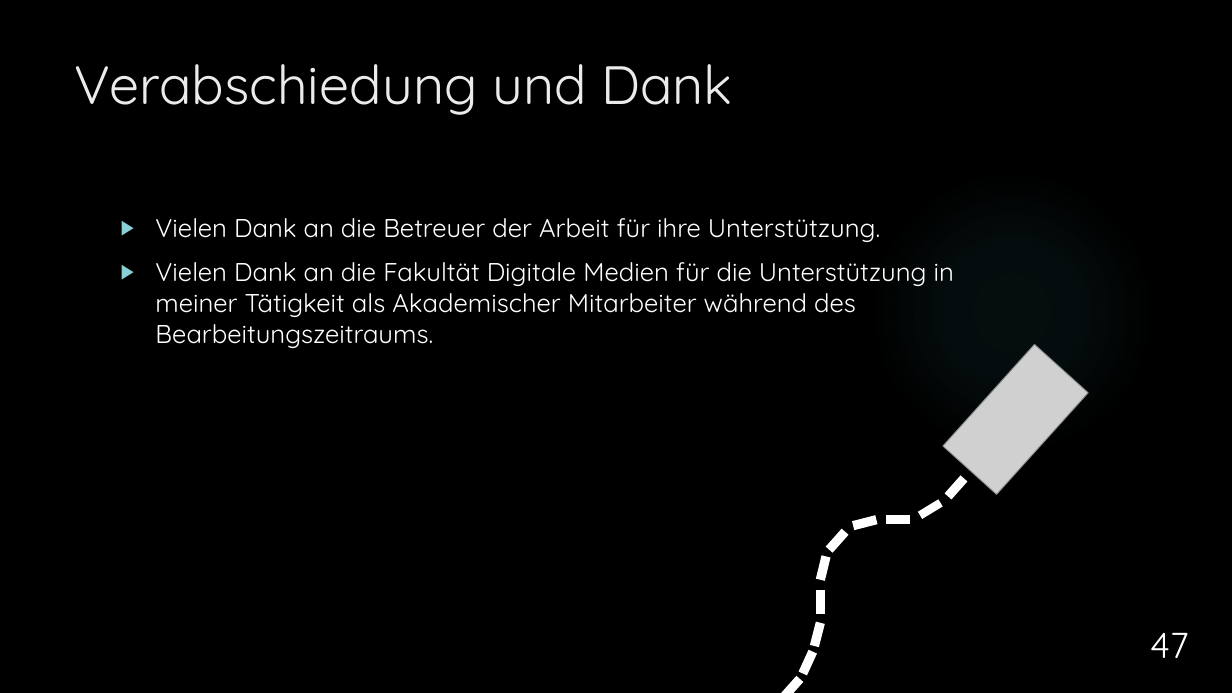
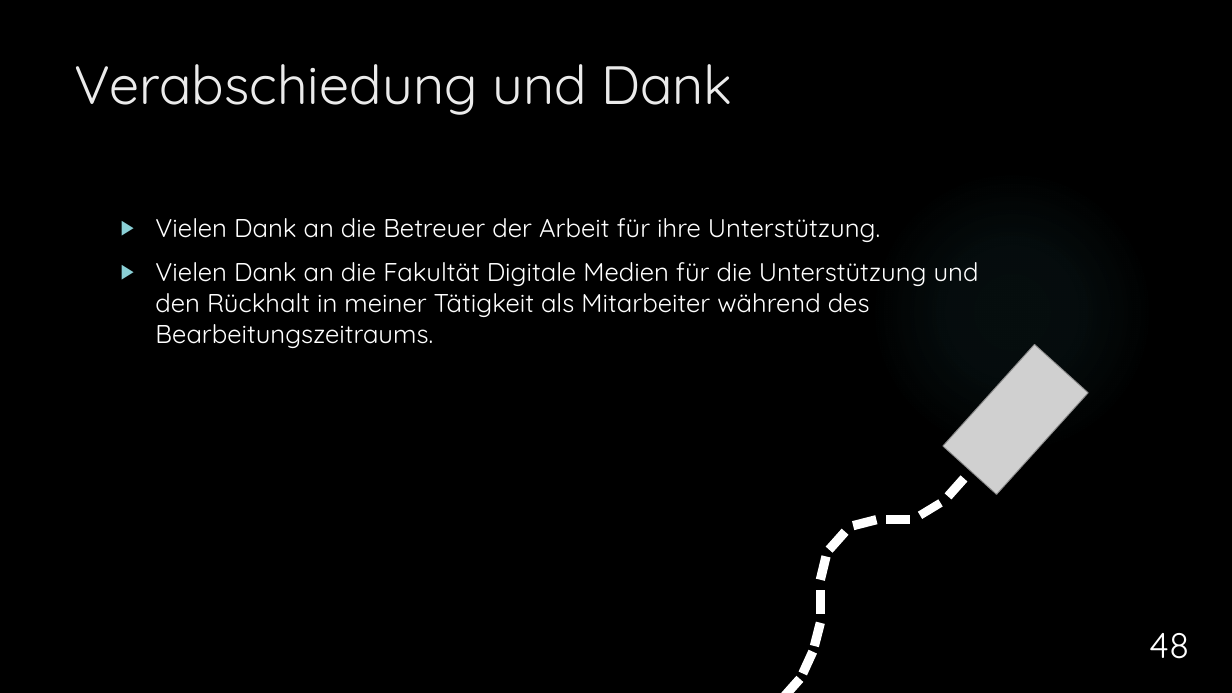
Before and after one commit to dNovel/MasterThesisWS1415, a slide deck: slide 48 of Disputation/Praesentation_DominikSteffen.pptx (slide 47 before the commit). Drawn at 1232x693 pixels with LibreOffice and Linux fonts; fonts in the diff are those of the drawing; grey boxes stand for pictures; background and template pictures are left out. Boxes give left, top, right and bottom in pixels: in the first picture for what was removed or moved away, otherwise in the second. Text is boxed around its words. In the diff, an @@ line names an element or a change of style, - is before the commit and + after.

```diff
--- a/Disputation/Praesentation_DominikSteffen.pptx
+++ b/Disputation/Praesentation_DominikSteffen.pptx
@@ text at <box>155,262,979,348</box>: text changed @@
-▶ Vielen Dank an die Fakultät Digitale Medien für die Unterstützung in meiner Tätigkeit als Akademischer Mitarbeiter während des Bearbeitungszeitraums.
+▶ Vielen Dank an die Fakultät Digitale Medien für die Unterstützung und den Rückhalt in meiner Tätigkeit als Mitarbeiter während des Bearbeitungszeitraums.
@@ page number at <box>1149,633,1189,659</box>: text changed @@
-47
+48
```
Also in this commit, not shown: 7 other slides changed, 1 slide added.
